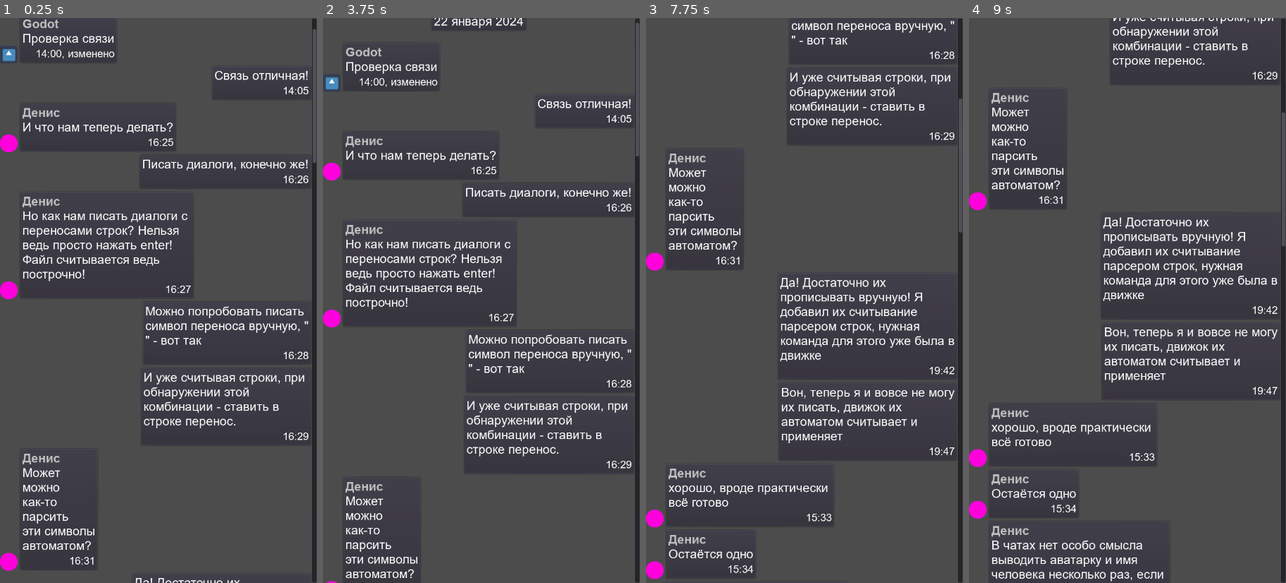
Above: before the commit, frames 1-4 (left to right).
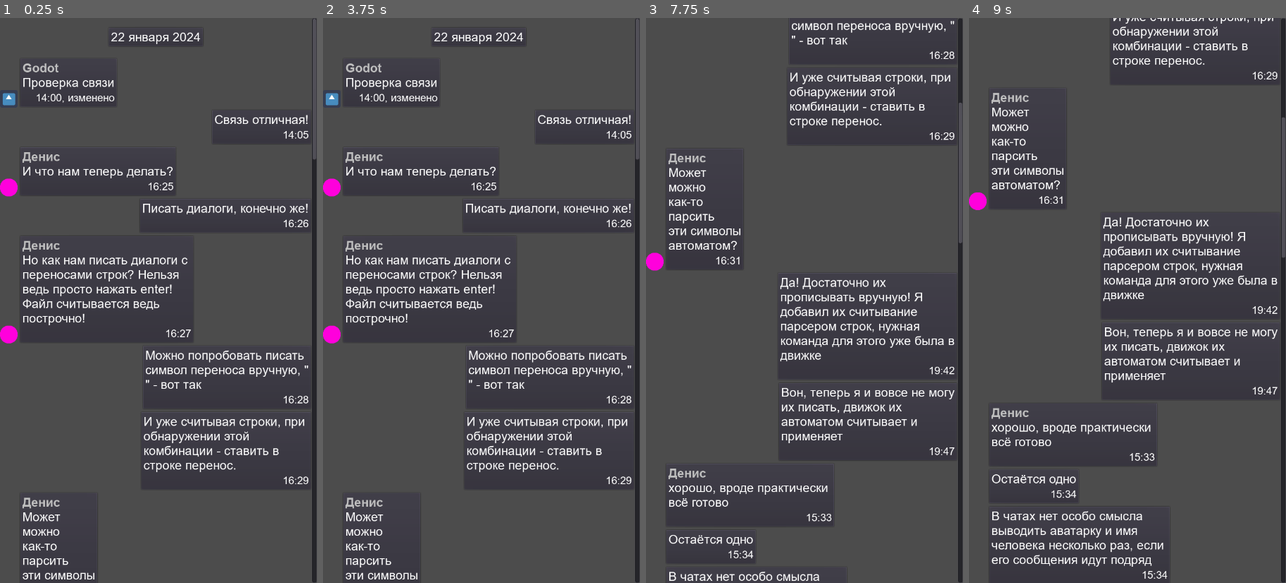
Above: after the commit, the same moments.

Repository: LeshaLukash/The-Chat-Prototype
Game: Godot game, scene res://chat_container.tscn
Same seed, same stepped clock (60 frames per second), same inputs: the game is played once before the commit and once after it.
Inputs (mouse positions are in pixels of both pictures, inside the frame that each line leads up to):
- Up to frame 1 (0.25 s): no input
- Up to frame 2 (3.75 s): click (332, 51) at 0.52 s; click (332, 51) at 1.27 s; click (332, 51) at 2.02 s; tap Enter at 2.75 s; move the mouse to (551, 272) at 2.77 s; click (551, 272) at 2.92 s; tap Space at 3.5 s; drag from (418, 328) to (465, 413) at 3.52 s
- Up to frame 3 (7.75 s): tap Enter at 4.25, 5.75 s; move the mouse to (836, 176) at 4.27 s; click (836, 176) at 4.42 s; tap Space at 5, 6.5 s; drag from (788, 413) to (709, 215) at 5.02 s; move the mouse to (899, 385) at 5.77 s; click (899, 385) at 5.92 s; drag from (709, 215) to (756, 159) at 6.52 s; move the mouse to (820, 300) at 7.27 s; click (820, 300) at 7.42 s
- Up to frame 4 (9 s): drag from (1079, 159) to (1064, 328) at 8.02 s; move the mouse to (1197, 272) at 8.77 s; click (1197, 272) at 8.92 s

The runs differ from the first frame. In frame 1, 12% of the frame differs, in the area x 0-100%, y 0-100%; in frame 2, 10%; in frame 3, 1.1%; in frame 4, 2.6%.

Commit message:
ChatContainer
Починил и закомментировал алгоритм отображения цепочек сообщений! Как и в прошлый раз, в цепочке сообщений у первого сообщения отображается только имя, у последнего - аватарка, а у сообщений между ними скрыты и аватарка и имя

Diff:
--- a/chat_container.gd
+++ b/chat_container.gd
@@ -74,20 +74,43 @@
 var previous_msg_edited := false
 
 func add_message(params: Dictionary, is_last_msg := false) -> void:
-	# Добавляем в ChatContainer незаполненную болванку Message.tscn
 	current_msg = message_scene.instance()
-	# Добавление каждого сообщения в группу упрощает
-	# их массовую обработку (например, удаление)
-	current_msg.add_to_group(GROUP_MESSAGES_NAME)
+	current_msg.add_to_group(GROUP_MESSAGES_NAME) # Добавляю в группу для упрощений массовой обработки
 
-	# Если сообщение нужно сдвинуть вправо
+	# ОБРАБОТКА ПОСЛЕДОВАТЕЛЬНОСТИ СООБЩЕНИЙ
+	# Если сообщение от лица того, от кого мы залогинены в системе
 	if params.place_to_right == true:
-		current_msg.set_h_size_flags(SIZE_SHRINK_END)
+		current_msg.set_h_size_flags(SIZE_SHRINK_END) # Сдвигаем к правому краю
 		params.show_avatar = false
 		params.show_sender_name = false
 
+		# Если на стыке двух сообщений
+		if previous_msg_edited == true:
+			previous_msg.show_sender_name = false
+		previous_msg_edited = false
+
+	# Если есть предыдущее сообщение
+	elif previous_msg != null:
+		# Если автор предыдущего сообщения тот же, что и текущего
+		if previous_msg.sender == params.sender:
+			# У первого сообщения отключаем только аватарку
+			previous_msg.show_avatar = false
+
+			# У остальных - ещё и имя
+			if previous_msg_edited == false:
+				previous_msg_edited = true
+			else:
+				previous_msg.show_sender_name = false
+
+			# Если сообщение последнее - отключаем имя у текущего сообщения!
+			if is_last_msg:
+				params.show_sender_name = false
+
+	previous_msg = current_msg
+
 	current_msg.init_message(params)
 	$MessagesContainer.add_child(current_msg)
+
 
 # Удалить все сообщения из чата
 func clear_chat() -> void:
--- a/chat_container.tscn
+++ b/chat_container.tscn
@@ -7,17 +7,14 @@
 anchor_bottom = 1.0
 rect_clip_content = false
 scroll_horizontal_enabled = false
-scroll_vertical = 100
 script = ExtResource( 1 )
 __meta__ = {
 "_edit_group_": true
 }
 
 [node name="MessagesContainer" type="VBoxContainer" parent="."]
-margin_top = -100.0
 margin_right = 708.0
-margin_bottom = 5386.0
+margin_bottom = 5222.0
 grow_horizontal = 0
 grow_vertical = 0
 size_flags_horizontal = 3
-alignment = 2
--- a/message.gd
+++ b/message.gd
@@ -59,7 +59,7 @@
 	get_node("%Avatar").texture_normal = avatar_texture
 	get_node("%Avatar").set_self_modulate(Color(1, 1, 1, float(show_avatar)))
 
-	if show_sender_name == true :
+	if show_sender_name == true:
 		get_node("%Text").bbcode_text = sender_formatted + '\n' + text_formatted + '\n' +\
 				time_formatted
 	else:
--- a/message.tscn
+++ b/message.tscn
@@ -6,6 +6,8 @@
 [ext_resource path="res://text_formatter.gd" type="Script" id=4]
 
 [node name="Message" type="MarginContainer"]
+margin_right = 243.0
+margin_bottom = 113.0
 rect_pivot_offset = Vector2( -513, -236 )
 script = ExtResource( 2 )
 __meta__ = {
